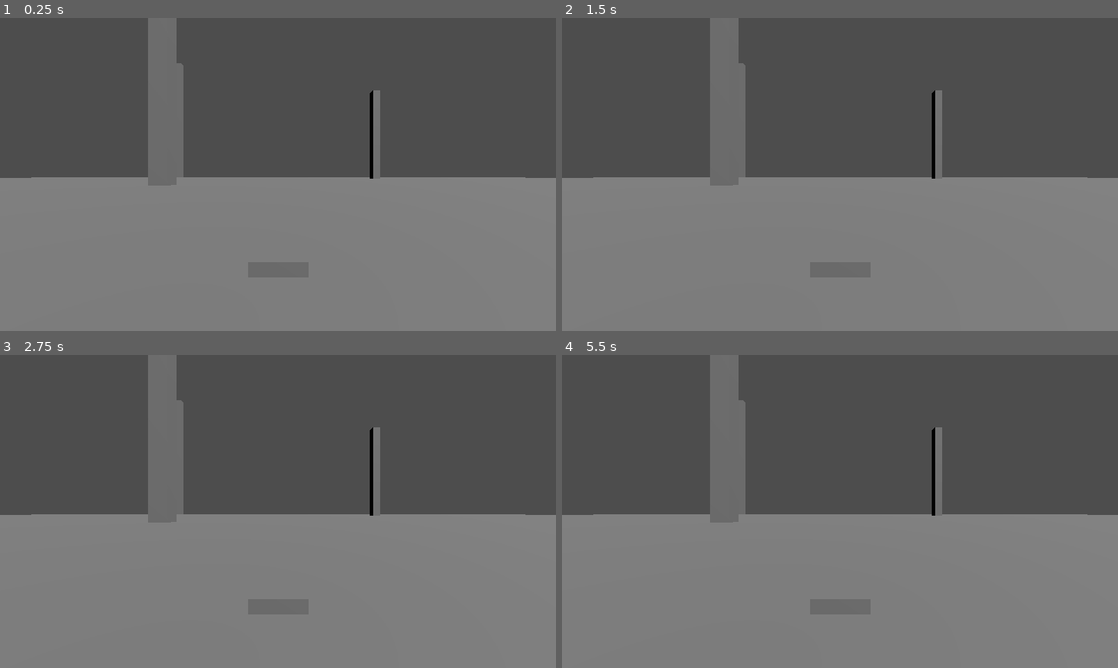
Above: before the commit, frames 1-4 (two rows, left to right).
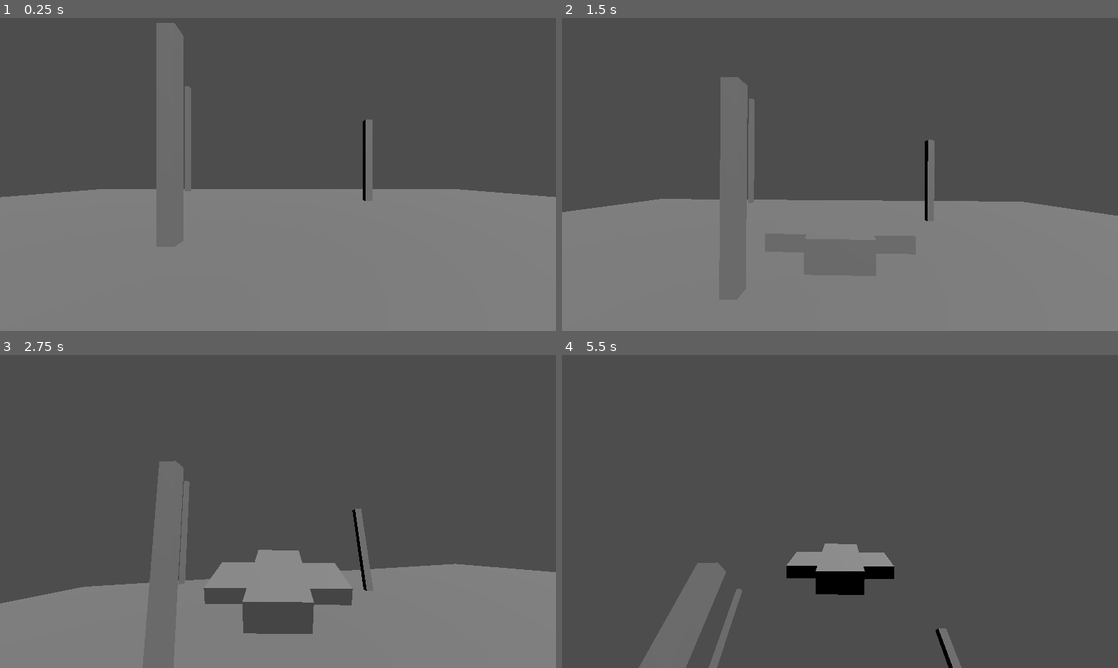
Above: after the commit, the same moments.

Repository: DnumdeYevoc/Plane-Game
Game: Godot game, scene res://game.tscn
Same seed, same stepped clock (60 frames per second), same inputs: the game is played once before the commit and once after it.
Inputs (mouse positions are in pixels of both pictures, inside the frame that each line leads up to):
- Up to frame 1 (0.25 s): no input
- Up to frame 2 (1.5 s): move the mouse to (962, 158) at 0.52 s; hold E (roll_right, bound only after the commit) 0.53-1.28 s; tap A (A, bound only before the commit) at 0.6 s; tap D (D, bound only before the commit) at 0.8, 1.35 s; move the mouse to (728, 190) at 1.27 s; hold Down (slow_down, bound only after the commit) from 1.28 s (still down)
- Up to frame 3 (2.75 s): tap S (S, bound only before the commit) at 1.55 s; move the mouse to (333, 442) at 2.02 s; release Down (slow_down, bound only after the commit) at 2.03 s; hold E (roll_right, bound only after the commit) from 2.03 s (still down); hold S (S, bound only before the commit) from 2.03 s (still down); tap W (W, bound only before the commit) at 2.3 s
- Up to frame 4 (5.5 s): move the mouse to (812, 574) at 2.77 s; release E (roll_right, bound only after the commit) at 2.78 s; release S (S, bound only before the commit) at 2.78 s; hold Up (speed_up, bound only after the commit) 2.78-3.53 s; tap W (W, bound only before the commit) at 2.85, 5.3 s; tap A (A, bound only before the commit) at 3.05, 3.6 s; move the mouse to (1006, 558) at 3.52 s; hold Q (roll_left, bound only after the commit) 3.53-5.03 s; tap D (D, bound only before the commit) at 3.8, 4.35 s; move the mouse to (673, 464) at 4.27 s; tap S (S, bound only before the commit) at 4.55 s; move the mouse to (867, 511) at 5.02 s; hold Down (slow_down, bound only after the commit) from 5.03 s (still down); hold S (S, bound only before the commit) from 5.03 s (still down)

The runs differ from the first frame. In frame 1, 6.0% of the frame differs, in the area x 0-100%, y 0-59%; in frame 2, 10%; in frame 3, 22%; in frame 4, 49%, in the area x 0-100%, y 0-100%.

Commit message:
Finally got plane controls working and added dynamic third person camera

Diff:
--- /dev/null
+++ b/finalproject/3rd_person_cam.gd
@@ -0,0 +1,9 @@
+extends Node3D
+
+@export var target : Node3D
+@export var movement_sharpness := 3
+
+func _process(delta: float) -> void:
+
+	global_position = lerp(global_position, target.global_position, movement_sharpness*delta)
+	transform.basis = lerp(transform.basis, target.transform.basis, movement_sharpness *delta)
--- a/finalproject/PlaneController.gd
+++ /dev/null
@@ -1,51 +0,0 @@
-extends CharacterBody3D
-
-@export var max_speed := 80.0 #m/s
-@export var min_speed := 0.0
-@export var acceleration := 15.5
-@export var deceleration := 10.5
-@export var current_speed := 5.0
-
-@export var yaw_speed := 45.0 #deg/s
-@export var pitch_speed := 45.0
-@export var roll_speed := 45.0
-
-@onready var model: MeshInstance3D = $Model
-@onready var cam:= $Camera3D
-var turn_input : Vector2
-
-var screen_center : Vector2
-func _ready() -> void:
-	screen_center = cam.get_viewport().size /2.0
-	get_tree().root.size_changed.connect(_on_viewport_size_changed)
-
-func _on_viewport_size_changed():
-	screen_center = cam.get_viewport().size /2.0
-
-func _physics_process(delta: float) -> void:
-	turn_input = (screen_center - get_viewport().get_mouse_position()).normalized()
-	var roll = Input.get_axis("A","D")
-	if Input.is_action_pressed("W") and current_speed < max_speed:
-		current_speed += acceleration*delta
-	elif  Input.is_action_pressed("S") and current_speed > min_speed:
-		current_speed -= acceleration*delta
-
-	velocity = -basis.z *current_speed
-
-	move_and_slide()
-
-	var turn_dir = Vector3(turn_input.y, turn_input.x, -roll)
-	apply_rotation(turn_dir,delta)
-
-func apply_rotation(vector, delta):
-	rotate(basis.z.normalized(), vector.z * deg_to_rad(roll_speed) *delta)
-	rotate(basis.x.normalized(), vector.x * deg_to_rad(pitch_speed) *delta)
-	rotate(basis.y.normalized(), vector.y * deg_to_rad(yaw_speed) *delta)
-
-
-	model.rotation.z = lerp_angle(model.rotation.z, deg_to_rad(45) * vector.y, delta)
-	'''elif: vector.y >0:
-		model.rotation.z = lerp_angle(model.rotation.z, deg_to_rad(45) * vector.y, delta)
-	else:
-		model.rotation.z = lerp_angle(model.rotation.z, 0, delta)
-		'''
--- a/finalproject/PlaneV3.tscn
+++ /dev/null
@@ -1,23 +0,0 @@
-[gd_scene load_steps=4 format=3 uid="uid://c5ju7cbiir3ig"]
-
-[ext_resource type="Script" uid="uid://r6x02pw6bh8d" path="res://plane_v_3.gd" id="1_7bftx"]
-
-[sub_resource type="BoxShape3D" id="BoxShape3D_athpa"]
-size = Vector3(1, 0.5, 2)
-
-[sub_resource type="BoxMesh" id="BoxMesh_nbt1p"]
-size = Vector3(1, 0.5, 2)
-
-[node name="PlaneV3" type="CharacterBody3D"]
-script = ExtResource("1_7bftx")
-
-[node name="Camera3D" type="Camera3D" parent="."]
-transform = Transform3D(1, 0, 0, 0, 1, 0, 0, 0, 1, 0, 1.68756, 4.35767)
-current = true
-
-[node name="CollisionShape3D" type="CollisionShape3D" parent="."]
-shape = SubResource("BoxShape3D_athpa")
-
-[node name="MeshInstance3D" type="MeshInstance3D" parent="."]
-mesh = SubResource("BoxMesh_nbt1p")
-skeleton = NodePath("../CollisionShape3D")
--- a/finalproject/camera_3d.gd
+++ /dev/null
@@ -1,9 +0,0 @@
-extends Node3D
-
-@export var target:Node3D
-
-func _process(delta: float) -> void:
-	position = lerp(position, target.position, 20*delta)
-	rotation.x = lerp_angle(rotation.x, target.rotation.x, delta)
-	rotation.y = lerp_angle(rotation.y, target.rotation.y, 2*delta)
-	rotation.z = lerp_angle(rotation.z, target.rotation.z, 2*delta)
--- a/finalproject/game.tscn
+++ b/finalproject/game.tscn
@@ -1,6 +1,6 @@
 [gd_scene load_steps=4 format=3 uid="uid://dxk644sdwqkir"]
 
-[ext_resource type="PackedScene" uid="uid://c5ju7cbiir3ig" path="res://PlaneV3.tscn" id="1_e2o6t"]
+[ext_resource type="PackedScene" uid="uid://b6713dtnbcff" path="res://plane.tscn" id="1_80nbo"]
 
 [sub_resource type="PlaneMesh" id="PlaneMesh_e2o6t"]
 size = Vector2(50, 50)
@@ -43,4 +43,6 @@
 [node name="DirectionalLight3D" type="DirectionalLight3D" parent="Test Environment"]
 transform = Transform3D(0.146447, -0.853553, 0.5, 0.5, 0.5, 0.707107, -0.853553, 0.146447, 0.5, 0, 16.6403, 0)
 
-[node name="PlaneV3" parent="." instance=ExtResource("1_e2o6t")]
+[node name="PlaneV4" parent="." instance=ExtResource("1_80nbo")]
+transform = Transform3D(1, 0, 0, 0, 1, 0, 0, 0, 1, 0, 20, 0)
+three_input_steering = false
--- a/finalproject/plane.gd
+++ /dev/null
@@ -1,55 +0,0 @@
-extends Node3D
-
-#speed
-@export var speed := 20.0
-@export var turbo := 2.0
-@export var turbo_time := 5.0
-#yaw
-@export var yaw_speed := 10.0
-@export var max_yaw := 70
-#roll
-@export var max_roll := 70
-#pitch
-@export var pitch_speed := 50.0
-@export var max_pitch := 30
-
-@onready var model = $Camera3D/Model
-@onready var camera = $Camera3D
-@onready var screen_center = get_viewport().size/2.0
-var sign = -1
-func _ready():
-	#fix this
-	get_tree().root.size_changed.connect(_on_viewport_size_changed)
-
-func _on_viewport_size_changed():
-	screen_center = get_viewport().size/2.0
-
-func _process(delta: float) -> void:
-	#move
-
-	#FIX THIS FOR LOOP DE LOOPS
-	var d = -transform.basis.z * delta * speed
-
-	#need to figure out why loop de loops arent working
-	#possibly add sideways flips too
-	#adjust export variables
-
-	var rel_mouse_pos = (screen_center - get_viewport().get_mouse_position())/screen_center
-	rel_mouse_pos.x = clamp(rel_mouse_pos.x, -1,1)
-	rel_mouse_pos.y = clamp(rel_mouse_pos.y, -1,1)
-
-	#rotate
-	#pitch
-
-	rotation_degrees.x += rel_mouse_pos.y *delta * pitch_speed
-
-	model.rotation_degrees.x = lerp(0, max_pitch, rel_mouse_pos.y)
-	#yaw
-	rotation_degrees.y +=rel_mouse_pos.x *delta * yaw_speed
-
-	model.rotation_degrees.y = lerp(0, max_yaw, rel_mouse_pos.x)
-	#roll
-	model.rotation_degrees.z = lerp(0, max_roll, rel_mouse_pos.x)
-
-	#update pos
-	global_position += d
--- a/finalproject/plane.tscn
+++ b/finalproject/plane.tscn
@@ -1,24 +1,39 @@
-[gd_scene load_steps=4 format=3 uid="uid://e51tlq7ohecw"]
+[gd_scene load_steps=6 format=3 uid="uid://b6713dtnbcff"]
 
-[ext_resource type="Script" uid="uid://cd5d6icauqy7v" path="res://PlaneController.gd" id="1_s46f0"]
+[ext_resource type="Script" uid="uid://ce5d0x4sl3t4g" path="res://plane_controller.gd" id="1_f3srd"]
+[ext_resource type="Script" uid="uid://6dqxvuqamtge" path="res://3rd_person_cam.gd" id="2_dpar4"]
 
-[sub_resource type="BoxShape3D" id="BoxShape3D_dpar4"]
-margin = 0.4
+[sub_resource type="BoxMesh" id="BoxMesh_5t0eu"]
 size = Vector3(1, 0.5, 2)
 
-[sub_resource type="BoxMesh" id="BoxMesh_r8t2q"]
-size = Vector3(1, 0.5, 2)
+[sub_resource type="BoxMesh" id="BoxMesh_s46f0"]
+size = Vector3(2.5, 0.3, 1)
+
+[sub_resource type="BoxShape3D" id="BoxShape3D_uw3ql"]
+size = Vector3(1, 0.5, 2.07367)
 
 [node name="Plane" type="CharacterBody3D"]
-script = ExtResource("1_s46f0")
+script = ExtResource("1_f3srd")
 
-[node name="Camera3D" type="Camera3D" parent="."]
-transform = Transform3D(1, 0, 0, 0, 1, 0, 0, 0, 1, 0, 1.72862, 4.7222)
+[node name="Model" type="MeshInstance3D" parent="."]
+transform = Transform3D(-1, 0, -8.74228e-08, 0, 1, 0, 8.74228e-08, 0, -1, 0, 0, 0.095099)
+mesh = SubResource("BoxMesh_5t0eu")
+
+[node name="Model" type="MeshInstance3D" parent="Model"]
+transform = Transform3D(-1, 0, -8.74228e-08, 0, 1, 0, 8.74228e-08, 0, -1, 0, 0, 0)
+mesh = SubResource("BoxMesh_s46f0")
 
 [node name="CollisionShape3D" type="CollisionShape3D" parent="."]
-transform = Transform3D(1, 0, 0, 0, 1, 0, 0, 0, 1, 0, 0.050369, 0.0429087)
-shape = SubResource("BoxShape3D_dpar4")
+transform = Transform3D(1, 0, 0, 0, 1, 0, 0, 0, 1, 0, 0, 0.11734)
+shape = SubResource("BoxShape3D_uw3ql")
 
-[node name="Model" type="MeshInstance3D" parent="."]
-transform = Transform3D(1, 0, 0, 0, 1, 0, 0, 0, 1, 0, 0.0267808, -0.0268507)
-mesh = SubResource("BoxMesh_r8t2q")
+[node name="3rdPersonCam" type="Node3D" parent="." node_paths=PackedStringArray("target")]
+transform = Transform3D(1, 0, 0, 0, 1, 0, 0, 0, 1, 0, -0.0550327, 0)
+top_level = true
+script = ExtResource("2_dpar4")
+target = NodePath("..")
+
+[node name="Camera3D" type="Camera3D" parent="3rdPersonCam"]
+transform = Transform3D(1, 0, 0, 0, 1, 0, 0, 0, 1, 0, 1.34223, 3.65458)
+current = true
+fov = 80.0
--- /dev/null
+++ b/finalproject/plane_controller.gd
@@ -0,0 +1,54 @@
+extends CharacterBody3D
+
+@export var max_speed := 50.0
+@export var acceleration := 0.1
+@export var deceleration := 0.2
+
+@export var pitch_speed := 1.0
+@export var yaw_speed := 1.0
+@export var roll_speed := 1.0
+
+@export var sharp_steering := 2
+
+@export var three_input_steering := true
+
+var pitch_input := 0.0
+var yaw_input := 0.0
+var roll_input := 0.0
+
+var cur_speed := 0.0
+
+
+@onready var cam: Camera3D = $"3rdPersonCam/Camera3D"
+
+func get_input(delta):
+	if Input.is_action_pressed("speed_up"):
+		cur_speed = lerp(cur_speed, max_speed, acceleration *delta)
+		if cur_speed/20.0 >= 1:
+			cam.fov = lerp(cam.fov, 110.0, acceleration*delta)
+	if Input.is_action_pressed("slow_down"):
+		cur_speed = lerp(cur_speed, 0.0, deceleration *delta)
+		if cur_speed/20.0 <= 1:
+			cam.fov = lerp(cam.fov, 90.0, deceleration*delta)
+
+	pitch_input = lerp(pitch_input, Input.get_action_strength("pitch_up")-Input.get_action_strength("pitch_down"), sharp_steering*delta)
+	yaw_input = lerp(yaw_input, Input.get_action_strength("yaw_left")-Input.get_action_strength("yaw_right"), sharp_steering*delta)
+	if three_input_steering:
+		roll_input = lerp(roll_input, Input.get_action_strength("roll_left")-Input.get_action_strength("roll_right"), sharp_steering*delta)
+	else:
+		yaw_speed = 0.4*roll_speed
+		roll_input = yaw_input
+func _physics_process(delta: float) -> void:
+	#input
+	get_input(delta)
+
+	#rotate
+	transform.basis = transform.basis.rotated(transform.basis.z, roll_input*roll_speed*delta)
+	transform.basis = transform.basis.rotated(transform.basis.x, pitch_input*pitch_speed*delta)
+	transform.basis = transform.basis.rotated(transform.basis.y, yaw_input*yaw_speed*delta)
+	transform.basis = transform.basis.orthonormalized()
+
+	#move forward
+	velocity = -transform.basis.z*cur_speed
+
+	move_and_slide()
--- a/finalproject/plane_v_3.gd
+++ /dev/null
@@ -1,19 +0,0 @@
-extends CharacterBody3D
-
-
-var turn_input : Vector2
-var screen_center : Vector2
-@onready var cam: Camera3D = $Camera3D
-
-func _ready() -> void:
-	screen_center = cam.get_viewport().size /2.0
-	get_tree().root.size_changed.connect(_on_viewport_size_changed)
-
-func _on_viewport_size_changed():
-	screen_center = cam.get_viewport().size /2.0
-
-func _physics_process(delta: float) -> void:
-	turn_input = (screen_center - get_viewport().get_mouse_position()).normalized()
-
-	#Quaternion(to_global() - v1)
-	#look_at(Vector3(turn_input.x, turn_input.y, 0.1))
--- a/finalproject/project.godot
+++ b/finalproject/project.godot
@@ -22,33 +22,43 @@
 
 [input]
 
-RightClick={
-"deadzone": 0.2,
-"events": [Object(InputEventMouseButton,"resource_local_to_scene":false,"resource_name":"","device":-1,"window_id":0,"alt_pressed":false,"shift_pressed":false,"ctrl_pressed":false,"meta_pressed":false,"button_mask":2,"position":Vector2(120, 11),"global_position":Vector2(129, 59),"factor":1.0,"button_index":2,"canceled":false,"pressed":true,"double_click":false,"script":null)
-]
-}
-LeftClick={
-"deadzone": 0.2,
-"events": [Object(InputEventMouseButton,"resource_local_to_scene":false,"resource_name":"","device":-1,"window_id":0,"alt_pressed":false,"shift_pressed":false,"ctrl_pressed":false,"meta_pressed":false,"button_mask":1,"position":Vector2(183, 24),"global_position":Vector2(192, 72),"factor":1.0,"button_index":1,"canceled":false,"pressed":true,"double_click":false,"script":null)
-]
-}
-S={
+pitch_up={
 "deadzone": 0.2,
 "events": [Object(InputEventKey,"resource_local_to_scene":false,"resource_name":"","device":-1,"window_id":0,"alt_press …(192 unchanged characters)…
 ]
 }
-W={
+pitch_down={
 "deadzone": 0.2,
 "events": [Object(InputEventKey,"resource_local_to_scene":false,"resource_name":"","device":-1,"window_id":0,"alt_press …(192 unchanged characters)…
 ]
 }
-A={
+roll_left={
+"deadzone": 0.2,
+"events": [Object(InputEventKey,"resource_local_to_scene":false,"resource_name":"","device":-1,"window_id":0,"alt_pressed":false,"shift_pressed":false,"ctrl_pressed":false,"meta_pressed":false,"pressed":false,"keycode":0,"physical_keycode":81,"key_label":0,"unicode":113,"location":0,"echo":false,"script":null)
+]
+}
+roll_right={
+"deadzone": 0.2,
+"events": [Object(InputEventKey,"resource_local_to_scene":false,"resource_name":"","device":-1,"window_id":0,"alt_pressed":false,"shift_pressed":false,"ctrl_pressed":false,"meta_pressed":false,"pressed":false,"keycode":0,"physical_keycode":69,"key_label":0,"unicode":101,"location":0,"echo":false,"script":null)
+]
+}
+yaw_left={
 "deadzone": 0.2,
 "events": [Object(InputEventKey,"resource_local_to_scene":false,"resource_name":"","device":-1,"window_id":0,"alt_press …(191 unchanged characters)…
 ]
 }
-D={
+yaw_right={
 "deadzone": 0.2,
 "events": [Object(InputEventKey,"resource_local_to_scene":false,"resource_name":"","device":-1,"window_id":0,"alt_press …(192 unchanged characters)…
 ]
 }
+speed_up={
+"deadzone": 0.2,
+"events": [Object(InputEventKey,"resource_local_to_scene":false,"resource_name":"","device":-1,"window_id":0,"alt_pressed":false,"shift_pressed":false,"ctrl_pressed":false,"meta_pressed":false,"pressed":false,"keycode":0,"physical_keycode":4194320,"key_label":0,"unicode":0,"location":0,"echo":false,"script":null)
+]
+}
+slow_down={
+"deadzone": 0.2,
+"events": [Object(InputEventKey,"resource_local_to_scene":false,"resource_name":"","device":-1,"window_id":0,"alt_pressed":false,"shift_pressed":false,"ctrl_pressed":false,"meta_pressed":false,"pressed":false,"keycode":0,"physical_keycode":4194322,"key_label":0,"unicode":0,"location":0,"echo":false,"script":null)
+]
+}
Not shown, added: finalproject/3rd_person_cam.gd.uid
Not shown, removed: finalproject/PlaneController.gd.uid
Not shown, removed: finalproject/camera_3d.gd.uid
Not shown, removed: finalproject/plane.gd.uid
Not shown, added: finalproject/plane_controller.gd.uid
Not shown, removed: finalproject/plane_v_3.gd.uid
